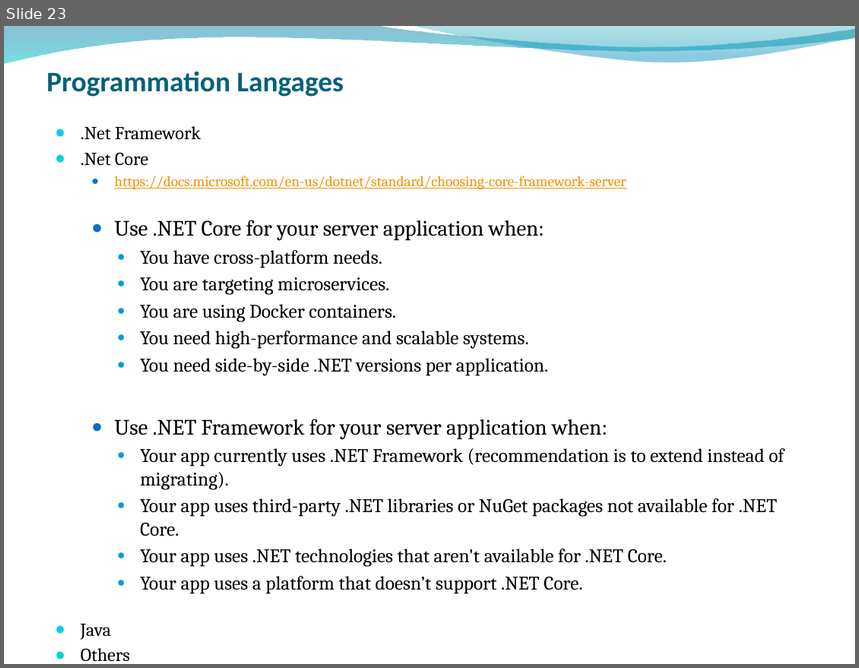
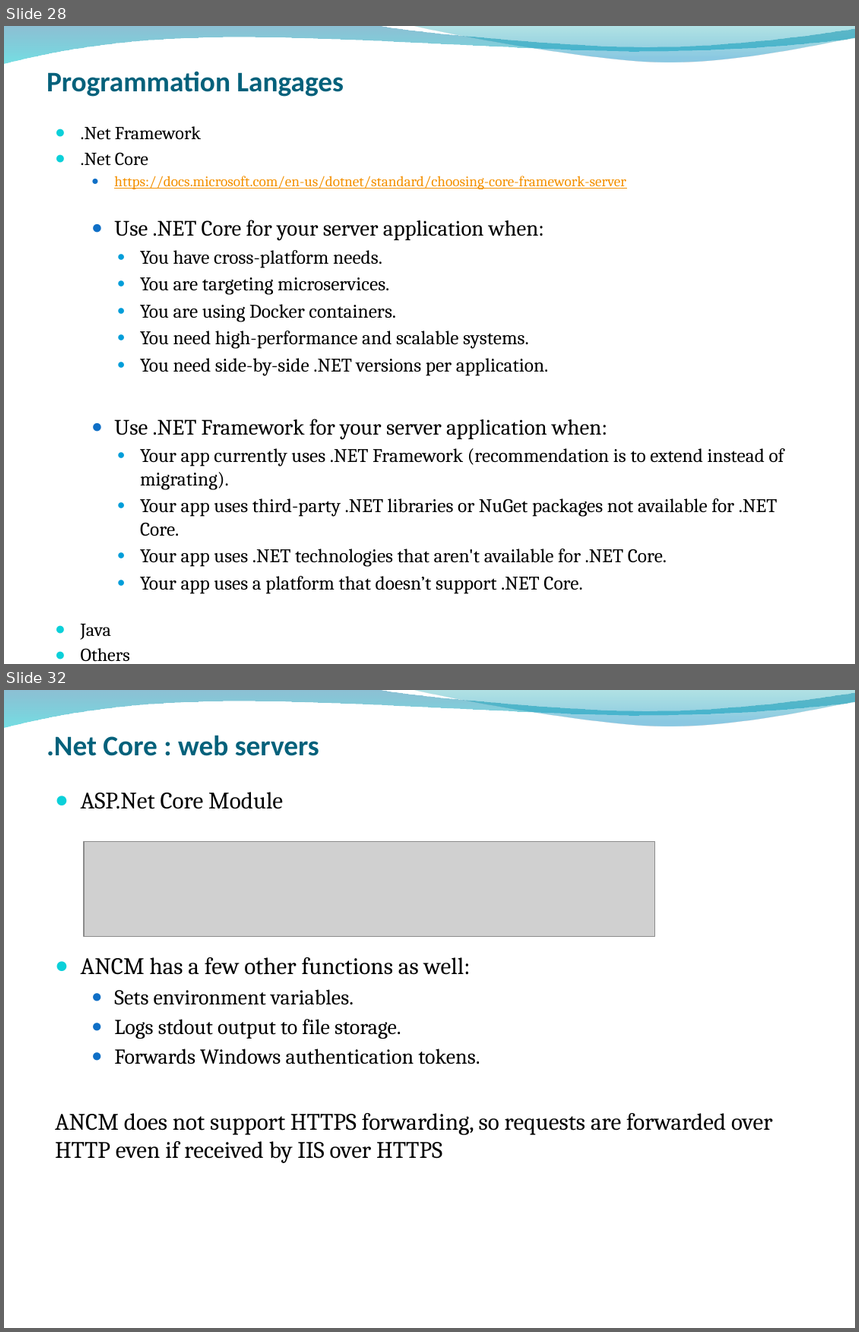
Before and after one commit to ygo74/microsvc, a slide deck: Documentation/Container Architecture.pptx. Shown one above the other, each under a label of ours: slide 23 before the commit, slides 28 and 32 after it; the slides between them are not shown. The pictures are 859x668 and 859x1332 pixels, drawn with LibreOffice and Linux fonts; fonts in the diff are those of the drawing; grey boxes stand for pictures; background and template pictures are left out. Boxes give left, top, right and bottom in pixels: in the first picture for what was removed or moved away, otherwise in the second. Text is boxed around its words. In the diff, an @@ line names an element or a change of style, - is before the commit and + after.

```diff
--- a/Documentation/Container Architecture.pptx
+++ b/Documentation/Container Architecture.pptx
@@ slide 32 added at <box>4,690,855,1328</box>, background picture (left out); not listed: 2 template elements that a slide beside it also shows @@
@@ title added at <box>47,735,319,756</box>, 24 pt, text #04617B, bold @@
+.Net Core : web servers
@@ text added at <box>55,792,773,1163</box>, 20 pt, text #000000 @@
+● ASP.Net Core Module
+● ANCM has a few other functions as well:
+  ● Sets environment variables.
+  ● Logs stdout output to file storage.
+  ● Forwards Windows authentication tokens.
+ANCM does not support HTTPS forwarding, so requests are forwarded over HTTP even if received by IIS over HTTPS
@@ picture added at <box>84,841,655,936</box> @@
@@ what was slide 23 is now slide 28 @@
```
Also in this commit, not shown: 3 slides changed, 7 other slides added.
